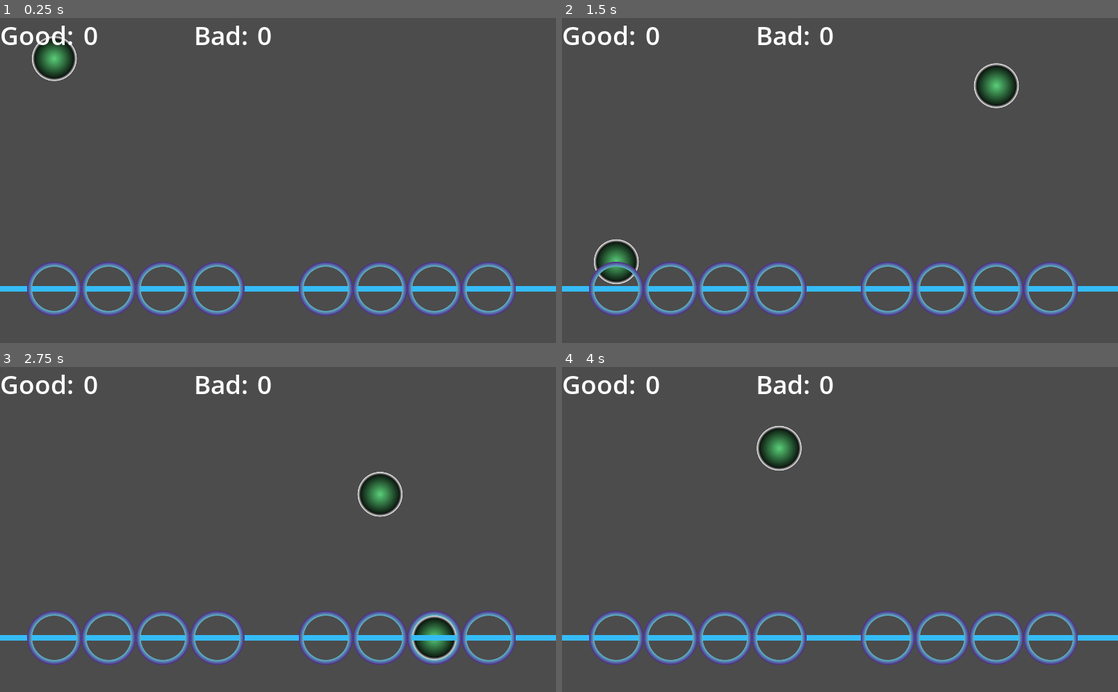
Above: before the commit, frames 1-4 (two rows, left to right).
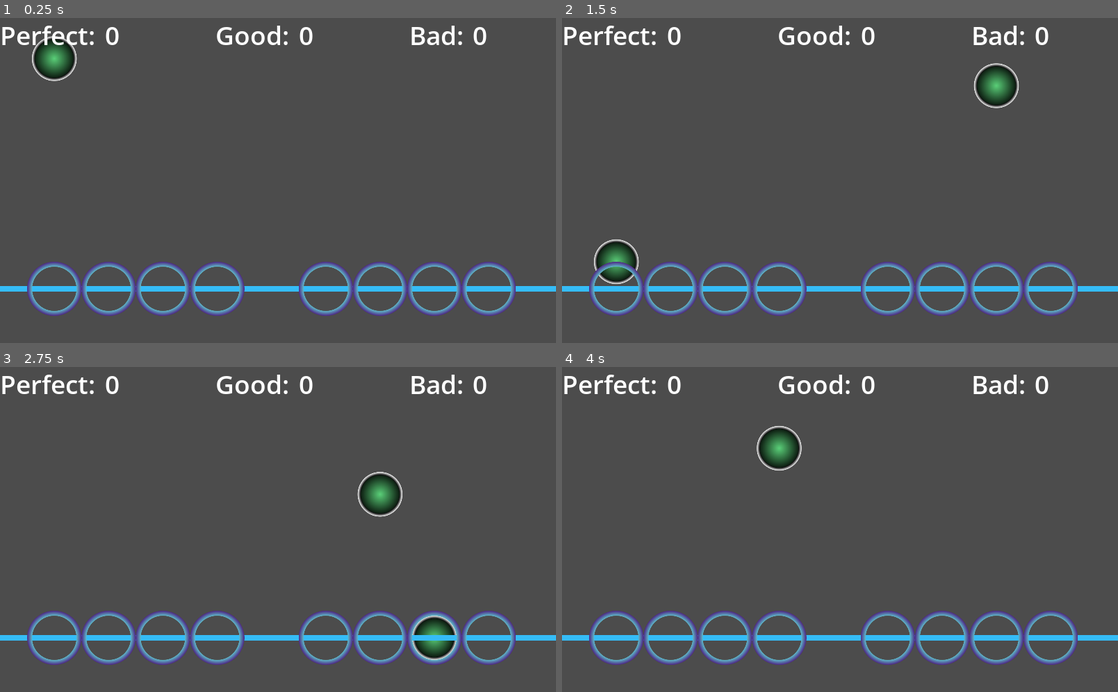
Above: after the commit, the same moments.

Repository: fractalbach/easy_rhythm
Game: Godot game, scene res://game.tscn
The game is run twice, just before and just after one commit, with the same random seed, the same clock (stepped at 60 frames per second) and the same inputs.
Inputs:
- Up to frame 1 (0.25 s): no input
- Up to frame 2 (1.5 s): no input
- Up to frame 3 (2.75 s): no input
- Up to frame 4 (4 s): no input

The runs differ from the first frame. In frame 1, 1.4% of the frame differs, in the area x 0-88%, y 2-9%; in frame 2, 1.4%; in frame 3, 1.4%; in frame 4, 1.4%.

Commit message:
added different levels of hits: perfect and good

Diff:
--- a/src/Note/Note.gd
+++ b/src/Note/Note.gd
@@ -1,3 +1,4 @@
+class_name Note
 extends AnimatedSprite
 
 
--- a/src/Note/Note.tscn
+++ b/src/Note/Note.tscn
@@ -11,6 +11,9 @@
 "speed": 5.0
 } ]
 
+[sub_resource type="RectangleShape2D" id=3]
+extents = Vector2( 80, 30 )
+
 [sub_resource type="RectangleShape2D" id=2]
 extents = Vector2( 80, 80 )
 
@@ -19,7 +22,14 @@
 frames = SubResource( 1 )
 script = ExtResource( 1 )
 
-[node name="Area2D" type="Area2D" parent="."]
+[node name="AreaPerfect" type="Area2D" parent="."]
+collision_layer = 2
 
-[node name="CollisionShape2D" type="CollisionShape2D" parent="Area2D"]
+[node name="CollisionPerfect" type="CollisionShape2D" parent="AreaPerfect"]
+shape = SubResource( 3 )
+
+[node name="AreaGood" type="Area2D" parent="."]
+collision_layer = 4
+
+[node name="CollisionGood" type="CollisionShape2D" parent="AreaGood"]
 shape = SubResource( 2 )
--- a/src/PianoKey/PianoKey.gd
+++ b/src/PianoKey/PianoKey.gd
@@ -1,31 +1,57 @@
+class_name PianoKey
 extends AnimatedSprite
 
-signal good_hit()
-signal bad_hit()
+const BAD_HIT = 0
+const GOOD_HIT = 1
+const PERFECT_HIT = 2
+
+const PERFECT_HIT_LAYER = 1
+const GOOD_HIT_LAYER = 2
+
+const BUFFER_PERFECT_HITS = 20
+const BUFFER_GOOD_HITS = 50
+const BUFFER_OK_HITS = 100
+
+
+signal note_hit(type_of_hit)
 
 var action_name = ""
 
 func set_action_name(name):
 	action_name = name
 
-
 func _ready():
 	play("default")
 
-
-func _input(event):
+func _input(event: InputEvent) -> void:
+	if action_name == "":
+		return
 	if event.is_action_pressed(action_name):
-		var areas = $Area2D.get_overlapping_areas()
-		if len(areas) > 1:
-			push_warning("Multiple notes have been hit at the same time.")
-		if len(areas) > 0:
-			play("hit")
-			emit_signal("good_hit")
-		else:
-			play("miss")
-			emit_signal("bad_hit")
-		for area in areas:
-			area.owner.queue_free()
-
+		handle_note_hit()
 	if event.is_action_released(action_name):
 		play("default")
+
+
+func handle_note_hit() -> void:
+	var areas = $Area2D.get_overlapping_areas()
+	# print(areas)
+	if len(areas) > 0:
+		var area = areas[0]
+		print(round(area.owner.position.y - position.y))
+
+
+		if area.get_collision_layer_bit(PERFECT_HIT_LAYER):
+			print("perfect hit")
+			play("hit")
+			emit_signal("note_hit", PERFECT_HIT)
+			area.owner.queue_free()
+			return
+		elif area.get_collision_layer_bit(GOOD_HIT_LAYER):
+			print("good hit")
+			play("hit")
+			emit_signal("note_hit", GOOD_HIT)
+			area.owner.queue_free()
+			return
+	print("bad hit!")
+	play("miss")
+	emit_signal("note_hit", BAD_HIT)
--- a/src/PianoKey/PianoKey.tscn
+++ b/src/PianoKey/PianoKey.tscn
@@ -18,19 +18,19 @@
 "name": "on",
 "speed": 5.0
 }, {
+"frames": [ ExtResource( 5 ) ],
+"loop": true,
+"name": "miss",
+"speed": 5.0
+}, {
 "frames": [ ExtResource( 4 ) ],
 "loop": true,
 "name": "hit",
 "speed": 5.0
-}, {
-"frames": [ ExtResource( 5 ) ],
-"loop": true,
-"name": "miss",
-"speed": 5.0
 } ]
 
 [sub_resource type="RectangleShape2D" id=2]
-extents = Vector2( 90, 90 )
+extents = Vector2( 90, 10 )
 
 [node name="PianoKey" type="AnimatedSprite"]
 scale = Vector2( 0.5, 0.5 )
@@ -39,6 +39,7 @@
 script = ExtResource( 3 )
 
 [node name="Area2D" type="Area2D" parent="."]
+collision_mask = 6
 
 [node name="CollisionShape2D" type="CollisionShape2D" parent="Area2D"]
 shape = SubResource( 2 )
--- a/src/game.gd
+++ b/src/game.gd
@@ -3,18 +3,19 @@
 var PianoKey = load("res://PianoKey/PianoKey.tscn")
 var Note = load("res://Note/Note.tscn")
 var rng = RandomNumberGenerator.new()
+var perfect_hits = 0
 var good_hits = 0
 var bad_hits = 0
+
 
 func _ready():
 	rng.randomize()
 	for i in range(8):
 		var node = PianoKey.instance()
+		node.set_action_name("play_note" + str(i+1))
+		node.connect("note_hit", self, "_on_note_hit")
+		node.position = Vector2(determine_position(i), 500)
 		$piano_bar.add_child(node)
-		node.position.x = determine_position(i)
-		node.set_action_name("play_note" + str(i+1))
-		node.connect("good_hit", self, "_on_good_hit")
-		node.connect("bad_hit", self, "_on_bad_hit")
 
 
 func determine_position(note_index):
@@ -34,6 +35,11 @@
 		$note_path.add_child(node)
 		node.position.x = determine_position(r)
 
+func _on_note_hit(note_type: int):
+	match note_type:
+		0: _on_bad_hit()
+		1: _on_good_hit()
+		2: _on_perfect_hit()
 
 func _on_good_hit():
 	good_hits += 1
@@ -42,3 +48,11 @@
 func _on_bad_hit():
 	bad_hits += 1
 	$Control/MarginContainer/Scores/Label_bad_count.text = str(bad_hits)
+
+func _on_perfect_hit():
+	perfect_hits += 1
+	$Control/MarginContainer/Scores/Label_perfect_count2.text = str(perfect_hits)
+
+#func _input(event: InputEvent) -> void:
+#	if event.is_action_pressed("quit_game"):
+#		get_tree().quit()
--- a/src/game.tscn
+++ b/src/game.tscn
@@ -16,12 +16,10 @@
 [node name="note_path" type="Node2D" parent="."]
 
 [node name="Line2D" type="Line2D" parent="."]
-position = Vector2( 500, 500 )
-points = PoolVector2Array( -550, 0, 550, 0 )
+points = PoolVector2Array( 0, 500, 1024, 500 )
 default_color = Color( 0.207843, 0.737255, 0.968627, 1 )
 
 [node name="piano_bar" type="Node2D" parent="."]
-position = Vector2( 0, 500 )
 
 [node name="Control" type="Control" parent="."]
 anchor_right = 1.0
@@ -38,24 +36,37 @@
 }
 
 [node name="Scores" type="HBoxContainer" parent="Control/MarginContainer"]
-margin_right = 675.0
+margin_right = 1075.0
 margin_bottom = 67.0
 
+[node name="Label_perfect" type="Label" parent="Control/MarginContainer/Scores"]
+margin_right = 192.0
+margin_bottom = 67.0
+text = "Perfect: "
+
+[node name="Label_perfect_count2" type="Label" parent="Control/MarginContainer/Scores"]
+margin_left = 196.0
+margin_right = 396.0
+margin_bottom = 67.0
+rect_min_size = Vector2( 200, 0 )
+text = "0"
+
 [node name="Label_good" type="Label" parent="Control/MarginContainer/Scores"]
-margin_right = 148.0
+margin_left = 400.0
+margin_right = 548.0
 margin_bottom = 67.0
 text = "Good: "
 
 [node name="Label_good_count" type="Label" parent="Control/MarginContainer/Scores"]
-margin_left = 152.0
-margin_right = 352.0
+margin_left = 552.0
+margin_right = 752.0
 margin_bottom = 67.0
 rect_min_size = Vector2( 200, 0 )
 text = "0"
 
 [node name="Label_bad" type="Label" parent="Control/MarginContainer/Scores"]
-margin_left = 356.0
-margin_right = 471.0
+margin_left = 756.0
+margin_right = 871.0
 margin_bottom = 67.0
 text = "Bad: "
 __meta__ = {
@@ -63,8 +74,8 @@
 }
 
 [node name="Label_bad_count" type="Label" parent="Control/MarginContainer/Scores"]
-margin_left = 475.0
-margin_right = 675.0
+margin_left = 875.0
+margin_right = 1075.0
 margin_bottom = 67.0
 rect_min_size = Vector2( 200, 0 )
 text = "0"
--- a/src/project.godot
+++ b/src/project.godot
@@ -7,6 +7,22 @@
 ;   param=value ; assign values to parameters
 
 config_version=4
+
+_global_script_classes=[ {
+"base": "AnimatedSprite",
+"class": "Note",
+"language": "GDScript",
+"path": "res://Note/Note.gd"
+}, {
+"base": "AnimatedSprite",
+"class": "PianoKey",
+"language": "GDScript",
+"path": "res://PianoKey/PianoKey.gd"
+} ]
+_global_script_class_icons={
+"Note": "",
+"PianoKey": ""
+}
 
 [application]
 
@@ -63,6 +79,16 @@
 "events": [ Object(InputEventKey,"resource_local_to_scene":false,"resource_name":"","device":0,"alt":false,"shift":false,"control":false,"meta":false,"command":false,"pressed":false,"scancode":59,"unicode":0,"echo":false,"script":null)
  ]
 }
+quit_game={
+"deadzone": 0.5,
+"events": [ Object(InputEventKey,"resource_local_to_scene":false,"resource_name":"","device":0,"alt":false,"shift":false,"control":true,"meta":false,"command":true,"pressed":false,"scancode":87,"unicode":0,"echo":false,"script":null)
+ ]
+}
+
+[layer_names]
+
+2d_physics/layer_2="PerfectHits"
+2d_physics/layer_3="GoodHits"
 
 [physics]
 
Not shown: 1 places in src/Note/Note.tscn that only renumber resources
